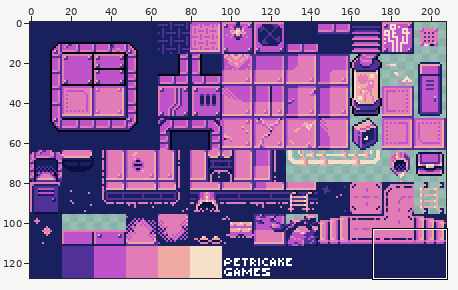
File history of a sprite sheet, assets/floorAtlas/CosmicLilac.png. The picture above shows the old version from afar; the outline marks the close-up.
Close-up. Before the commit:
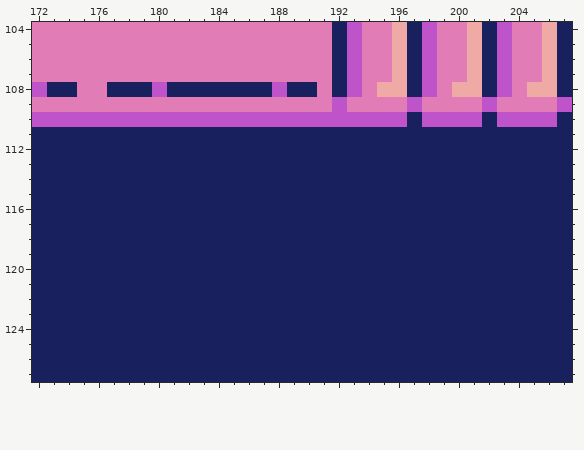
The file is 208x128 pixels. Shown: x 172..207, y 104..127.
And afterwards:
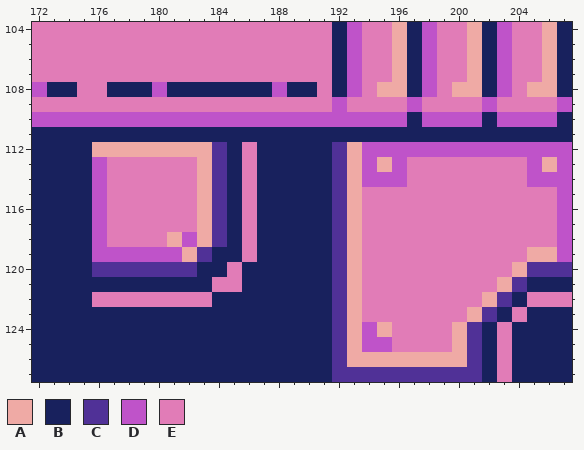
Palette (. is transparent): A #efaaa5  B #18215d  C #503197  D #bf53c9  E #e17cb7
The edit:
@@ x 172..207 @@
 111 BBBBBBBBBBBBBBBBBBBBBBBBBBBBBBBBBBBB
-112 BBBBBBBBBBBBBBBBBBBBBBBBBBBBBBBBBBBB
-113 BBBBBBBBBBBBBBBBBBBBBBBBBBBBBBBBBBBB
-114 BBBBBBBBBBBBBBBBBBBBBBBBBBBBBBBBBBBB
-115 BBBBBBBBBBBBBBBBBBBBBBBBBBBBBBBBBBBB
-116 BBBBBBBBBBBBBBBBBBBBBBBBBBBBBBBBBBBB
-117 BBBBBBBBBBBBBBBBBBBBBBBBBBBBBBBBBBBB
-118 BBBBBBBBBBBBBBBBBBBBBBBBBBBBBBBBBBBB
-119 BBBBBBBBBBBBBBBBBBBBBBBBBBBBBBBBBBBB
-120 BBBBBBBBBBBBBBBBBBBBBBBBBBBBBBBBBBBB
-121 BBBBBBBBBBBBBBBBBBBBBBBBBBBBBBBBBBBB
-122 BBBBBBBBBBBBBBBBBBBBBBBBBBBBBBBBBBBB
-123 BBBBBBBBBBBBBBBBBBBBBBBBBBBBBBBBBBBB
-124 BBBBBBBBBBBBBBBBBBBBBBBBBBBBBBBBBBBB
-125 BBBBBBBBBBBBBBBBBBBBBBBBBBBBBBBBBBBB
-126 BBBBBBBBBBBBBBBBBBBBBBBBBBBBBBBBBBBB
-127 BBBBBBBBBBBBBBBBBBBBBBBBBBBBBBBBBBBB
+112 BBBBAAAAAAAACBEBBBBBCADDDDDDDDDDDDDD
+113 BBBBDEEEEEEACBEBBBBBCADADEEEEEEEEDAD
+114 BBBBDEEEEEEACBEBBBBBCADDDEEEEEEEEDDD
+115 BBBBDEEEEEEACBEBBBBBCAEEEEEEEEEEEEED
+116 BBBBDEEEEEEACBEBBBBBCAEEEEEEEEEEEEED
+117 BBBBDEEEEEEACBEBBBBBCAEEEEEEEEEEEEED
+118 BBBBDEEEEADACBEBBBBBCAEEEEEEEEEEEEED
+119 BBBBDDDDDDACBBEBBBBBCAEEEEEEEEEEEAAD
+120 BBBBCCCCCCCBBEBBBBBBCAEEEEEEEEEEACCC
+121 BBBBBBBBBBBBEEBBBBBBCAEEEEEEEEEACBBB
+122 BBBBEEEEEEEEBBBBBBBBCAEEEEEEEEACBEEE
+123 BBBBBBBBBBBBBBBBBBBBCAEEEEEEEACBEBBB
+124 BBBBBBBBBBBBBBBBBBBBCADAEEEEACBEBBBB
+125 BBBBBBBBBBBBBBBBBBBBCADDEEEEACBEBBBB
+126 BBBBBBBBBBBBBBBBBBBBCAAAAAAAACBEBBBB
+127 BBBBBBBBBBBBBBBBBBBBCCCCCCCCCCBEBBBB
Where, in picture pixels (left, top, right, bottom), the same in both close-ups:
changed: (92, 142, 257, 307)
changed: (332, 142, 572, 382)
